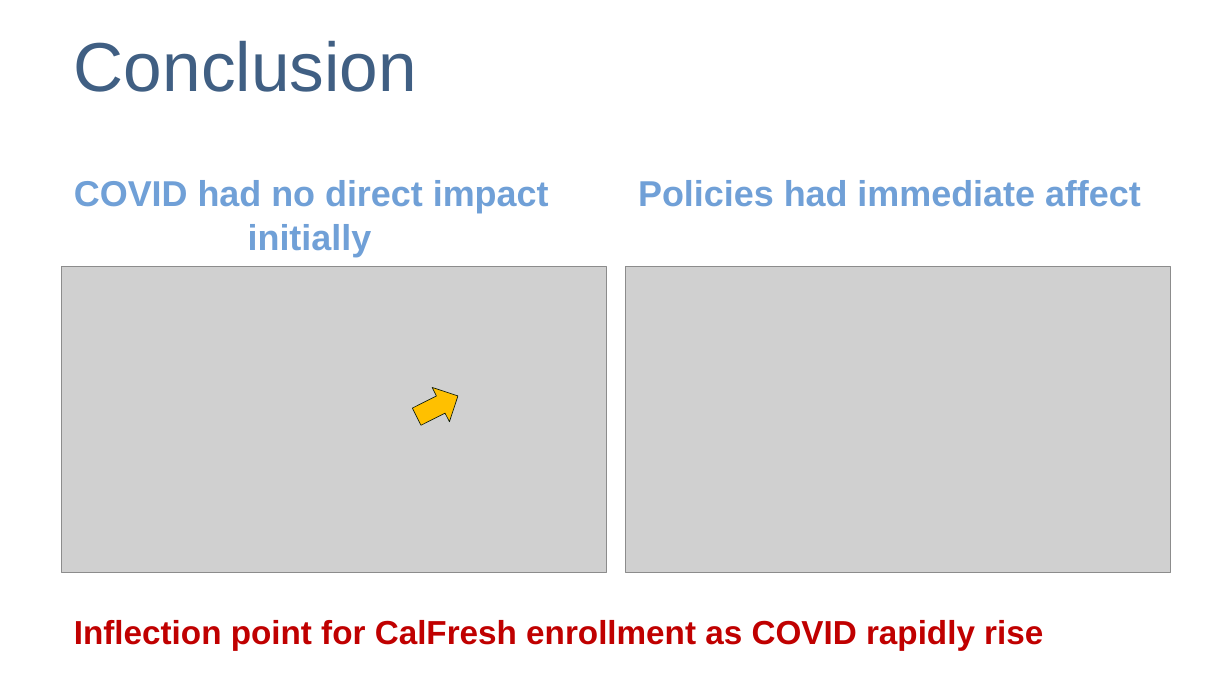
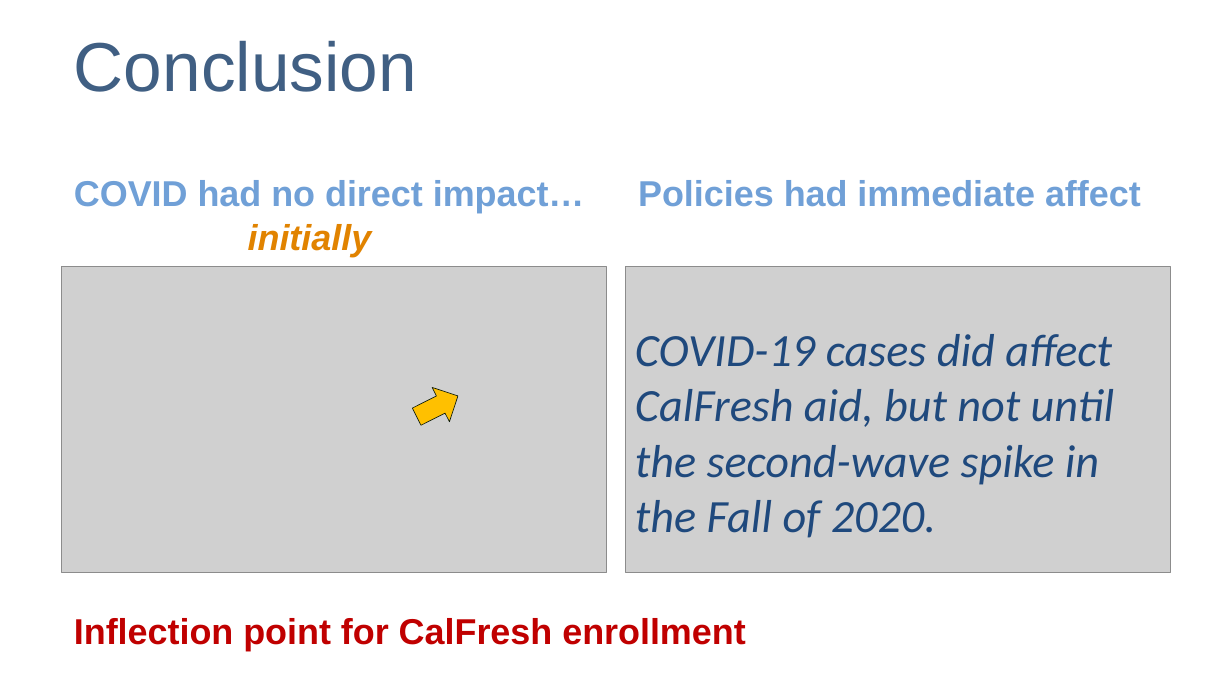
Before and after one commit to speedracer05/Covid_CalFresh, a slide deck: slide 10 of Presentation/Covid_CalFresh_v.01.pptx. Drawn at 1232x693 pixels with LibreOffice and Linux fonts; fonts in the diff are those of the drawing; grey boxes stand for pictures. Boxes give left, top, right and bottom in pixels: in the first picture for what was removed or moved away, otherwise in the second. Text is boxed around its words. In the diff, an @@ line names an element or a change of style, - is before the commit and + after.

Commit message:
preso update

```diff
--- a/Presentation/Covid_CalFresh_v.01.pptx
+++ b/Presentation/Covid_CalFresh_v.01.pptx
@@ text at (74, 180, 585, 213): text changed @@
-COVID had no direct impact
+COVID had no direct impact…
@@ text "initially" at (248, 224, 372, 257): text colour #70A0D7 to #E18300, italic on @@
@@ text added at (635, 334, 1114, 538), 36 pt, text #1F497D, italic @@
+COVID-19 cases did affect
+CalFresh aid, but not until
+the second-wave spike in
+the Fall of 2020.
@@ text at (74, 618, 745, 651): text changed; size 25.9 to 28 pt @@
-Inflection point for CalFresh enrollment as COVID rapidly rise
+Inflection point for CalFresh enrollment
```
